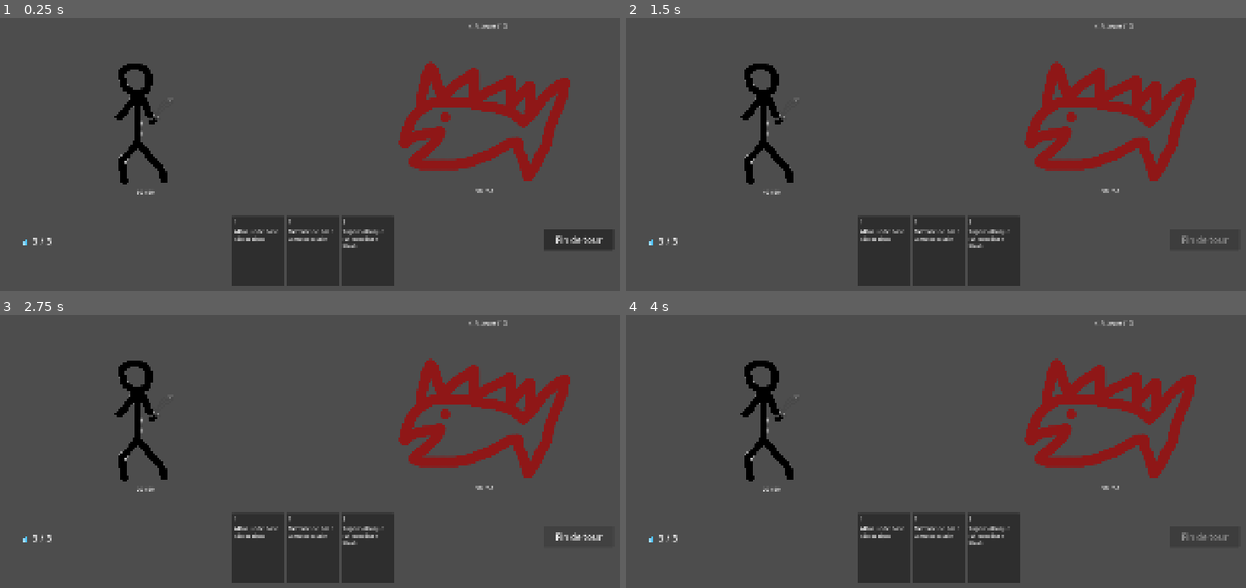
Above: before the commit, frames 1-4 (two rows, left to right).
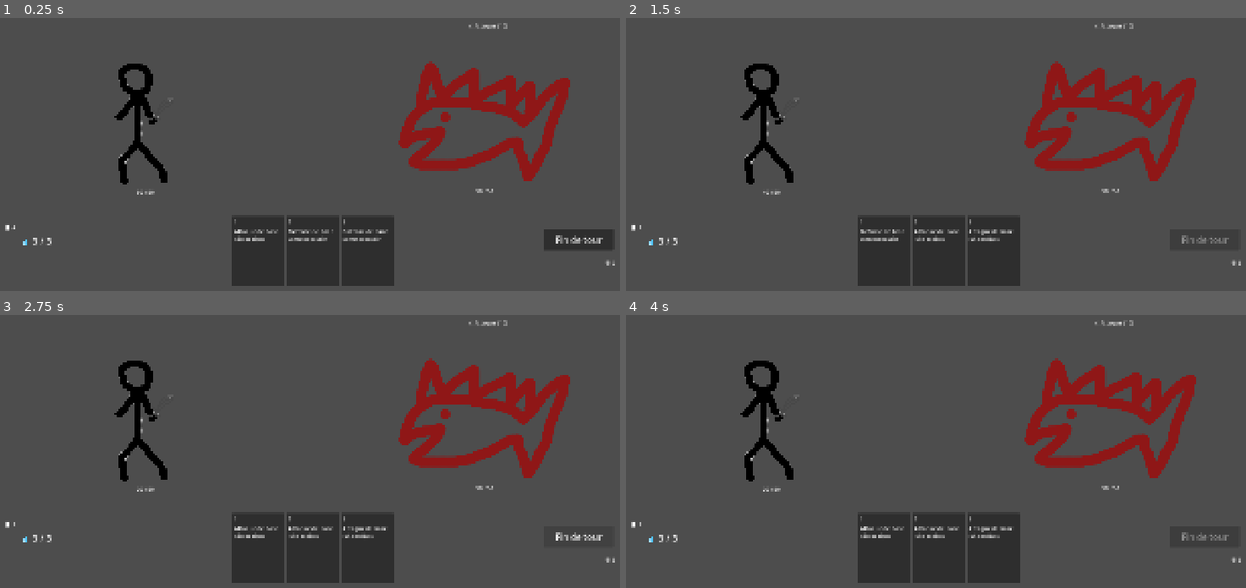
Above: after the commit, the same moments.

Repository: Elehos/jeu_de_bouboules
Game: Godot game, scene res://scenes/combat/combat.tscn
The game is run twice, just before and just after one commit, with the same random seed, the same clock (stepped at 60 frames per second) and the same inputs.
Inputs (mouse positions are in pixels of both pictures, inside the frame that each line leads up to):
- Up to frame 1 (0.25 s): no input
- Up to frame 2 (1.5 s): click "Fin de tour" at 0.5 s; click "Fin de tour" at 1.25 s
- Up to frame 3 (2.75 s): click "Fin de tour" at 2 s
- Up to frame 4 (4 s): move the mouse to (1084, 394) at 2.77 s; click (1084, 394) at 2.92 s; tap Enter at 3.5 s; move the mouse to (805, 432) at 3.52 s; click (805, 432) at 3.67 s

The runs differ from the first frame. In frame 1, 0.2% of the frame differs, in the area x 0-100%, y 73-91%; in frame 2, 0.4%; in frame 3, 0.3%; in frame 4, 0.3%.

Commit message:
ajout pioche par tour et défausse

Diff:
--- a/project.godot
+++ b/project.godot
@@ -18,6 +18,7 @@
 [autoload]
 
 CombatEvents="*uid://bs5460a8lsq78"
+DeckManager="*uid://d3b8sfuwxuw2f"
 
 [display]
 
--- a/scenes/combat/combat.tscn
+++ b/scenes/combat/combat.tscn
@@ -85,7 +85,7 @@
 grow_vertical = 0
 script = ExtResource("5_4a6i5")
 card_scene = ExtResource("8_gwckk")
-starting_cards = Array[ExtResource("7_3dmww")]([ExtResource("6_ijgaf"), ExtResource("9_gwckk"), ExtResource("10_mrrmw")])
+deck_data = Array[ExtResource("7_3dmww")]([ExtResource("6_ijgaf"), ExtResource("6_ijgaf"), ExtResource("9_gwckk"), ExtResource("9_gwckk"), ExtResource("10_mrrmw"), ExtResource("6_ijgaf"), ExtResource("9_gwckk")])
 
 [node name="EndTurnButton" type="Button" parent="UI" unique_id=273793230]
 offset_left = 1614.0
@@ -121,3 +121,15 @@
 offset_right = 120.0
 offset_bottom = 50.0
 text = "Recommencer"
+
+[node name="DrawCountLabel" type="Label" parent="UI" unique_id=2085056507]
+offset_left = 85.0
+offset_top = 844.0
+offset_right = 172.0
+offset_bottom = 898.0
+
+[node name="DiscardCountLabel" type="Label" parent="UI" unique_id=2023236194]
+offset_left = 1790.0
+offset_top = 945.0
+offset_right = 1874.0
+offset_bottom = 1011.0
--- a/script/cards/Card.gd
+++ b/script/cards/Card.gd
@@ -24,6 +24,7 @@
 		return
 	print("Carte jouée : ", card_data.card_name)
 	CombatEvents.card_played.emit(card_data)
+	DeckManager.discard_card(card_data)
 	queue_free()
 
 func _on_panel_gui_input(event: InputEvent) -> void:
--- /dev/null
+++ b/script/cards/DeckManager.gd
@@ -0,0 +1,33 @@
+extends Node
+
+var draw_pile: Array[CardData] = []
+var discard_pile: Array[CardData] = []
+
+func setup_deck(starting_deck: Array[CardData]) -> void:
+	draw_pile = starting_deck.duplicate()
+	draw_pile.shuffle()
+	discard_pile.clear()
+	_notify_counts()
+
+func draw_card() -> CardData:
+	if draw_pile.is_empty():
+		reshuffle_discard_into_draw()
+	if draw_pile.is_empty():
+		return null
+	var card = draw_pile.pop_back()
+	_notify_counts()
+	return card
+
+func discard_card(card_data: CardData) -> void:
+	discard_pile.append(card_data)
+	_notify_counts()
+
+func reshuffle_discard_into_draw() -> void:
+	draw_pile = discard_pile.duplicate()
+	draw_pile.shuffle()
+	discard_pile.clear()
+	print("Pioche vide : défausse mélangée dans la pioche.")
+	_notify_counts()
+
+func _notify_counts() -> void:
+	CombatEvents.deck_counts_changed.emit(draw_pile.size(), discard_pile.size())
--- a/script/cards/Hand.gd
+++ b/script/cards/Hand.gd
@@ -3,13 +3,30 @@
 
 @export var card_scene: PackedScene  # on y glissera Card.tscn depuis l'Inspecteur
 @export var starting_cards: Array[CardData] = []  # tes CardData de test, à remplir dans l'Inspecteur
+@export var deck_data: Array[CardData] = []  # ton deck complet, assigné dans l'Inspecteur
+@export var cards_per_turn: int = 3
 
 func _ready() -> void:
-	for card_data in starting_cards:
-		add_card(card_data)
+	CombatEvents.player_turn_started.connect(new_turn)
+	DeckManager.setup_deck(deck_data)
 
 func add_card(data: CardData) -> void:
 	var card_instance = card_scene.instantiate()
 	add_child(card_instance)
 	card_instance.card_data = data
 	card_instance.update_display()
+
+func draw_hand() -> void:
+	for i in range(cards_per_turn):
+		var data = DeckManager.draw_card()
+		if data:
+			add_card(data)
+
+func discard_hand() -> void:
+	for card_instance in get_children():
+		DeckManager.discard_card(card_instance.card_data)
+		card_instance.queue_free()
+
+func new_turn() -> void:
+	discard_hand()
+	draw_hand()
--- a/script/combat/CombatEvents.gd
+++ b/script/combat/CombatEvents.gd
@@ -5,6 +5,9 @@
 
 # Signal émis à chaque fois que le mana change (pour l'affichage)
 signal mana_changed(current: int, max: int)
+
+signal player_turn_started
+signal deck_counts_changed(draw_count: int, discard_count: int)
 
 @export var max_mana: int = 3
 var current_mana: int = max_mana
--- a/script/combat/CombatManager.gd
+++ b/script/combat/CombatManager.gd
@@ -15,6 +15,8 @@
 @onready var end_screen: Panel = $UI/EndScreen
 @onready var end_label: Label = $UI/EndScreen/EndLabel
 @onready var restart_button: Button = $UI/EndScreen/RestartButton
+@onready var draw_count_label: Label = $UI/DrawCountLabel
+@onready var discard_count_label: Label = $UI/DiscardCountLabel
 
 var combat_over: bool = false
 
@@ -24,6 +26,7 @@
 
 
 func _ready() -> void:
+	CombatEvents.deck_counts_changed.connect(_on_deck_counts_changed)
 	end_turn_button.pressed.connect(_on_end_turn_pressed)
 	turn_started.connect(_on_turn_started)
 	CombatEvents.card_played.connect(_on_card_played)
@@ -42,6 +45,7 @@
 		TurnState.PLAYER_TURN:
 			player.reset_block()
 			CombatEvents.refill_mana()
+			CombatEvents.player_turn_started.emit()
 		TurnState.ENEMY_TURN:
 			enemy.reset_block()
 			enemy_play_turn()
@@ -106,3 +110,7 @@
 
 func _on_restart_pressed() -> void:
 	get_tree().reload_current_scene()
+
+func _on_deck_counts_changed(draw_count: int, discard_count: int) -> void:
+	draw_count_label.text = "🂠 " + str(draw_count)
+	discard_count_label.text = "🗑 " + str(discard_count)
Not shown, added: script/cards/DeckManager.gd.uid
